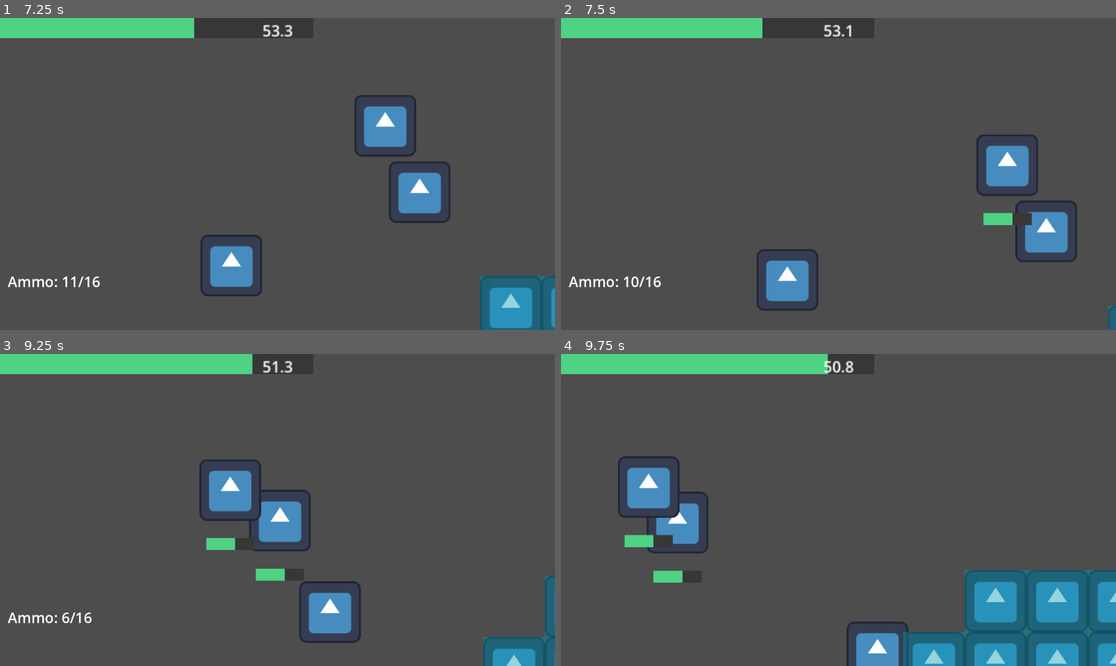
Above: before the commit, frames 1-4 (two rows, left to right).
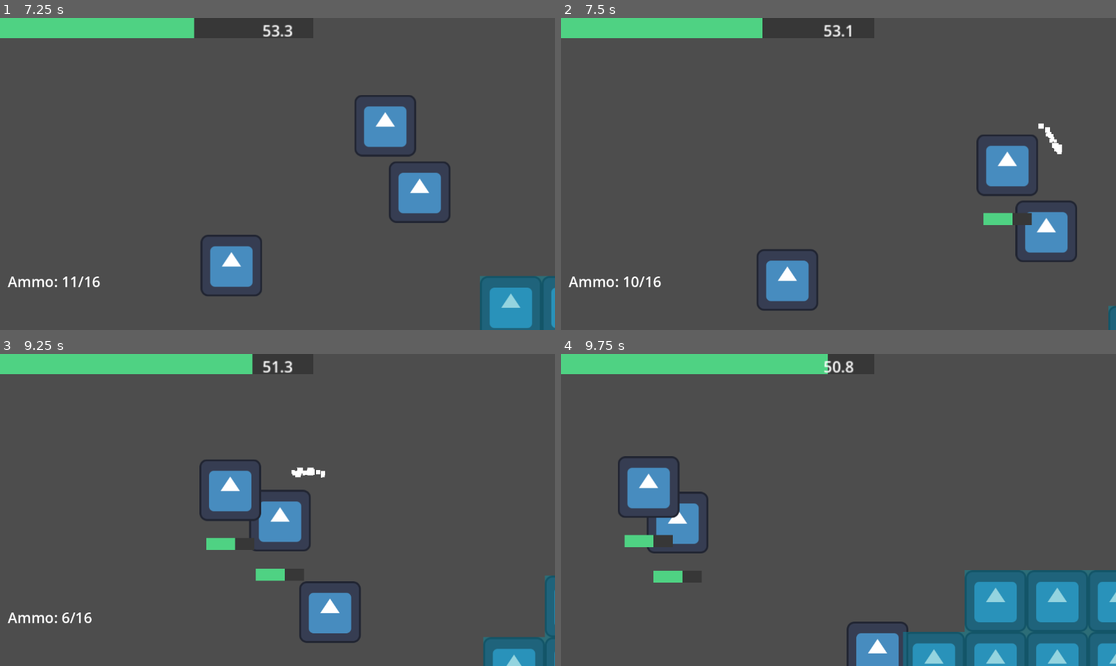
Above: after the commit, the same moments.

Repository: dzfrias/gladiator
Game: Godot game, scene res://scenes/test_scene.tscn
Two runs of this game, one before a commit and one after it. Both use one fixed random seed, a clock stepped at 60 frames per second and the inputs below. The engine's default icon, where the game draws it, is replaced by a stand-in: a white triangle on a blue panel in a dark square.
Inputs (mouse positions are in pixels of both pictures, inside the frame that each line leads up to):
- Up to frame 1 (7.25 s): click "Enter Mission" at 0.5 s; move the mouse to (399, 158) at 1.27 s; press the mouse at (399, 158) at 1.28 s; hold D (right) 1.28-2.78 s; tap Space (jump) at 1.52, 1.82, 2.27, 2.57, 3.77, 4.07, 4.52, 4.82, 5.27, 5.57, 6.77, 7.07 s; move the mouse to (166, 189) at 2.02 s; release the mouse at (166, 189) at 2.03 s; click (166, 189) at 2.1 s; move the mouse to (333, 105) at 2.77 s; hold A (left) 2.78-3.53 s; hold E (roll) 2.78-3.53 s; click (333, 105) at 3.05 s; move the mouse to (249, 236) at 3.52 s; hold D (right) 3.53-5.03 s; tap Q (toggle_weapon) at 3.6, 6.6 s; click (249, 236) at 3.8 s; move the mouse to (444, 220) at 4.27 s; press the mouse at (444, 220) at 4.28 s; move the mouse to (111, 127) at 5.02 s; release the mouse at (111, 127) at 5.03 s; hold A (left) 5.03-5.78 s; click (111, 127) at 5.1 s; move the mouse to (305, 174) at 5.77 s; hold D (right) 5.78-6.53 s; hold E (roll) 5.78-6.53 s; click (305, 174) at 6.05 s; move the mouse to (194, 96) at 6.52 s; hold A (left) from 6.53 s (still down); click (194, 96) at 6.8 s
- Up to frame 2 (7.5 s): keep holding A (left); move the mouse to (960, 158) at 7.27 s; press the mouse at (960, 158) at 7.28 s
- Up to frame 3 (9.25 s): tap Space (jump) at 7.52, 7.82, 8.27, 8.57 s; move the mouse to (166, 525) at 8.02 s; release A (left) at 8.03 s; release the mouse at (166, 525) at 8.03 s; hold D (right) from 8.03 s (still down); click (166, 525) at 8.1 s; move the mouse to (333, 441) at 8.77 s; hold E (roll) from 8.78 s (still down); click (333, 441) at 9.05 s
- Up to frame 4 (9.75 s): keep holding D (right); move the mouse to (810, 572) at 9.52 s; release E (roll) at 9.53 s; tap Q (toggle_weapon) at 9.6 s

Frame 1 is identical in both runs. In frame 2, 0.1% of the frame differs, in the area x 85-91%, y 33-44%; in frame 3, 0.1%; in frame 4, nothing differs.

Commit message:
add basic impact particles

Diff:
--- /dev/null
+++ b/assets/impact_particles.tscn
@@ -0,0 +1,23 @@
+[gd_scene load_steps=2 format=3 uid="uid://ch01mb13w86qc"]
+
+[sub_resource type="Curve" id="Curve_3d8a7"]
+_data = [Vector2(0, 1), 0.0, 0.0, 0, 0, Vector2(1, 0.4986), 0.0, 0.0, 0, 0]
+point_count = 2
+
+[node name="ImpactParticles" type="CPUParticles2D"]
+emitting = false
+amount = 20
+lifetime = 0.5
+one_shot = true
+explosiveness = 1.0
+emission_shape = 2
+emission_sphere_radius = 5.0
+spread = 20.0
+gravity = Vector2(0, 1000)
+initial_velocity_min = 500.0
+initial_velocity_max = 500.0
+angular_velocity_min = 2.0
+angular_velocity_max = 5.0
+scale_amount_min = 8.0
+scale_amount_max = 15.0
+scale_amount_curve = SubResource("Curve_3d8a7")
--- a/scenes/shooter.tscn
+++ b/scenes/shooter.tscn
@@ -1,9 +1,10 @@
-[gd_scene load_steps=8 format=3 uid="uid://b8sfq85fv1ul4"]
+[gd_scene load_steps=9 format=3 uid="uid://b8sfq85fv1ul4"]
 
 [ext_resource type="Script" path="res://scripts/enemies/shooter.gd" id="1_a5ml5"]
 [ext_resource type="PackedScene" uid="uid://c2v7wruth6ltd" path="res://scenes/shooter_projectile.tscn" id="2_5g1nj"]
 [ext_resource type="Texture2D" uid="uid://dccns2r7l5dx3" path="res://assets/icon.svg" id="2_y4oe8"]
 [ext_resource type="Script" path="res://scripts/health.gd" id="3_arjap"]
+[ext_resource type="PackedScene" uid="uid://ch01mb13w86qc" path="res://assets/impact_particles.tscn" id="3_qpshq"]
 [ext_resource type="PackedScene" uid="uid://cp8jetrkdcjtc" path="res://scenes/health_bar_creator.tscn" id="5_mp71e"]
 
 [sub_resource type="RectangleShape2D" id="RectangleShape2D_d8kds"]
@@ -16,6 +17,7 @@
 collision_layer = 2
 script = ExtResource("1_a5ml5")
 projectile = ExtResource("2_5g1nj")
+impact_particle_prefab = ExtResource("3_qpshq")
 
 [node name="CollisionShape2D" type="CollisionShape2D" parent="."]
 position = Vector2(-1, -2)
--- a/scenes/vulture.tscn
+++ b/scenes/vulture.tscn
@@ -1,10 +1,11 @@
-[gd_scene load_steps=8 format=3 uid="uid://brhth4kuom7aw"]
+[gd_scene load_steps=9 format=3 uid="uid://brhth4kuom7aw"]
 
 [ext_resource type="Script" path="res://scripts/enemies/vulture.gd" id="1_8pv11"]
 [ext_resource type="Texture2D" uid="uid://dccns2r7l5dx3" path="res://assets/icon.svg" id="1_mrh4i"]
 [ext_resource type="Script" path="res://scripts/health.gd" id="2_c4mip"]
 [ext_resource type="PackedScene" uid="uid://dxkwbttbgrri6" path="res://scenes/vulture_projectile.tscn" id="2_yrlq5"]
 [ext_resource type="PackedScene" uid="uid://cp8jetrkdcjtc" path="res://scenes/health_bar_creator.tscn" id="3_7uvll"]
+[ext_resource type="PackedScene" uid="uid://ch01mb13w86qc" path="res://assets/impact_particles.tscn" id="3_dpgdj"]
 
 [sub_resource type="RectangleShape2D" id="RectangleShape2D_g6s7y"]
 size = Vector2(127, 128)
@@ -18,6 +19,7 @@
 stop_dist = 400.0
 attack_idle_time = 0.5
 projectile = ExtResource("2_yrlq5")
+impact_particle_prefab = ExtResource("3_dpgdj")
 
 [node name="HealthBarCreator" parent="." node_paths=PackedStringArray("health") instance=ExtResource("3_7uvll")]
 health = NodePath("../Health")
--- a/scenes/wolf.tscn
+++ b/scenes/wolf.tscn
@@ -1,8 +1,9 @@
-[gd_scene load_steps=8 format=3 uid="uid://bydm8vffd6nwt"]
+[gd_scene load_steps=9 format=3 uid="uid://bydm8vffd6nwt"]
 
 [ext_resource type="Script" path="res://scripts/enemies/wolf.gd" id="1_4octj"]
 [ext_resource type="Texture2D" uid="uid://dccns2r7l5dx3" path="res://assets/icon.svg" id="1_oje08"]
 [ext_resource type="PackedScene" uid="uid://cp8jetrkdcjtc" path="res://scenes/health_bar_creator.tscn" id="2_0u6iq"]
+[ext_resource type="PackedScene" uid="uid://ch01mb13w86qc" path="res://assets/impact_particles.tscn" id="2_8oh5i"]
 [ext_resource type="Script" path="res://scripts/health.gd" id="2_d7ips"]
 
 [sub_resource type="RectangleShape2D" id="RectangleShape2D_ot88w"]
@@ -18,6 +19,7 @@
 collision_layer = 2
 script = ExtResource("1_4octj")
 attack_windup_time = 0.3
+impact_particle_prefab = ExtResource("2_8oh5i")
 
 [node name="HealthBarCreator" parent="." node_paths=PackedStringArray("health") instance=ExtResource("2_0u6iq")]
 health = NodePath("../Health")
--- a/scripts/arc_projectile.gd
+++ b/scripts/arc_projectile.gd
@@ -31,5 +31,5 @@
 		var collider = collisions[0].get("collider")
 		assert(collider is Player)
 		var player := collider as Player
-		player.damage(damage)
+		player.damage(damage, Vector2.ZERO)
 	queue_free()
--- a/scripts/enemies/shooter.gd
+++ b/scripts/enemies/shooter.gd
@@ -12,6 +12,8 @@
 @export var idle_time := 0.5
 @export var shoot_cooldown_avg: float = 1.4
 @export var shoot_cooldown_sd: float = 0.2
+
+@export var impact_particle_prefab: PackedScene
 
 var _state: State = State.IDLE
 var _tracking: Node2D
@@ -81,7 +83,13 @@
 func _on_detection_zone_body_exited(_body: Node2D) -> void:
 	pass
 
-func _on_health_damage_taken(_amount: float) -> void:
+func _on_health_damage_taken(_amount: float, _direction: Vector2) -> void:
+	var impact_particles = impact_particle_prefab.instantiate()
+	impact_particles.global_position = global_position
+	get_tree().root.add_child(impact_particles)
+	impact_particles.direction = _direction
+	impact_particles.emitting = true
+
 	print("Shooter damage taken")
 
 func _on_health_died() -> void:
--- a/scripts/enemies/vulture.gd
+++ b/scripts/enemies/vulture.gd
@@ -21,6 +21,8 @@
 @export var flap_y_speed_sd := 10.0
 @export var flap_x_speed_mean := 30.0
 @export var flap_x_speed_sd := 15.0
+
+@export var impact_particle_prefab: PackedScene
 
 @onready var detection_zone: Area2D = $DetectionZone
 
@@ -130,7 +132,13 @@
 		if _state == State.TRACKING:
 			_state = State.IDLE
 
-func _on_health_damage_taken(_amount: float) -> void:
+func _on_health_damage_taken(_amount: float, _direction: Vector2) -> void:
+	var impact_particles = impact_particle_prefab.instantiate()
+	impact_particles.global_position = global_position
+	get_tree().root.add_child(impact_particles)
+	impact_particles.direction = _direction
+	impact_particles.emitting = true
+
 	print("Vulture damage taken")
 
 func _on_health_died() -> void:
--- a/scripts/enemies/wolf.gd
+++ b/scripts/enemies/wolf.gd
@@ -8,6 +8,8 @@
 @export var attack_time: float = 0.6
 @export var attack_windup_time: float = 0.1
 @export var attack_tired_time: float = 0.8
+
+@export var impact_particle_prefab: PackedScene
 
 var _state: State = State.IDLE
 var _tracking: Node2D
@@ -90,7 +92,13 @@
 func _on_detection_zone_body_exited(_body: Node2D) -> void:
 	pass
 
-func _on_health_damage_taken(_amount: float) -> void:
+func _on_health_damage_taken(_amount: float, _direction: Vector2) -> void:
+	var impact_particles = impact_particle_prefab.instantiate()
+	impact_particles.global_position = global_position
+	get_tree().root.add_child(impact_particles)
+	impact_particles.direction = _direction
+	impact_particles.emitting = true
+
 	print("Wolf damage taken")
 
 func _on_health_died() -> void:
@@ -101,7 +109,7 @@
 	if body is not Player:
 		return
 	var player := body as Player
-	player.damage(attack_damage)
+	player.damage(attack_damage, Vector2(_attack_direction, 0))
 
 func _flip(direction: float) -> void:
 	assert(absf(direction) == 1)
--- a/scripts/health.gd
+++ b/scripts/health.gd
@@ -1,6 +1,6 @@
 class_name Health extends Node
 
-signal damage_taken(amount: float)
+signal damage_taken(amount: float, direction: Vector2)
 signal health_gained(amount: float)
 signal died
 
@@ -15,11 +15,11 @@
 func _ready() -> void:
 	_health = max_health
 
-func take_damage(amount: float) -> void:
+func take_damage(amount: float, direction: Vector2) -> void:
 	if _died: return
 	var old := _health
 	_health = max(_health - amount, 0)
-	damage_taken.emit(old - _health)
+	damage_taken.emit(old - _health, direction)
 	if _health == 0:
 		died.emit()
 		_died = true
--- a/scripts/horizontal_projectile.gd
+++ b/scripts/horizontal_projectile.gd
@@ -16,5 +16,5 @@
 func _on_body_entered(body: Node2D) -> void:
 	if body is Player:
 		var player := body as Player
-		player.damage(damage)
+		player.damage(damage, velocity.normalized())
 	queue_free()
--- a/scripts/player/player.gd
+++ b/scripts/player/player.gd
@@ -75,7 +75,7 @@
 				for child in body.get_children():
 					if child is Health:
 						var hit_object_health = child as Health
-						hit_object_health.take_damage(melee_damage)
+						hit_object_health.take_damage(melee_damage, Vector2(_direction, 0))
 						took_damage = true
 						hit_enemy = true
 						melee_timer()
@@ -111,11 +111,11 @@
 	await get_tree().create_timer(melee_cooldown).timeout
 	_can_melee = true
 
-func damage(amount: float) -> void:
+func damage(amount: float, direction: Vector2) -> void:
 	if $Health.has_died:
 		return
 	print("Player hit")
-	$Health.take_damage(amount)
+	$Health.take_damage(amount, direction)
 
 func _roll() -> void:
 	_state = State.ROLL
--- a/scripts/player/weapon.gd
+++ b/scripts/player/weapon.gd
@@ -43,7 +43,7 @@
 		for child in hit_collider.get_children():
 			if child is Health:
 				var hit_object_health = child as Health
-				hit_object_health.take_damage(weapon_stats.damage)
+				hit_object_health.take_damage(weapon_stats.damage, direction)
 
 	print("Hit: " + str(result))
 	ammo -= 1
--- a/scripts/ui/health_bar.gd
+++ b/scripts/ui/health_bar.gd
@@ -17,7 +17,7 @@
 func set_health(health):
 	self.health = health
 
-func _on_health_lost(amount: float):
+func _on_health_lost(amount: float, direction: Vector2):
 	value -= amount
 	show()
 
--- a/scripts/weather/acid_rain.gd
+++ b/scripts/weather/acid_rain.gd
@@ -24,7 +24,7 @@
 		var collider = get_collider()
 		if collider is Player and _can_damage:
 			var player = collider as Player
-			player.damage(damage)
+			player.damage(damage, Vector2.ZERO)
 			_damage_cooldown()
 
 func _damage_cooldown():
--- a/scripts/weather/lightning.gd
+++ b/scripts/weather/lightning.gd
@@ -12,6 +12,6 @@
 		current_time += delta
 		if current_time >= tolerance_time:
 			current_time = 0
-			player.damage(damage)
+			player.damage(damage, Vector2.ZERO)
 	else:
 		current_time = maxf(current_time - delta, 0)
